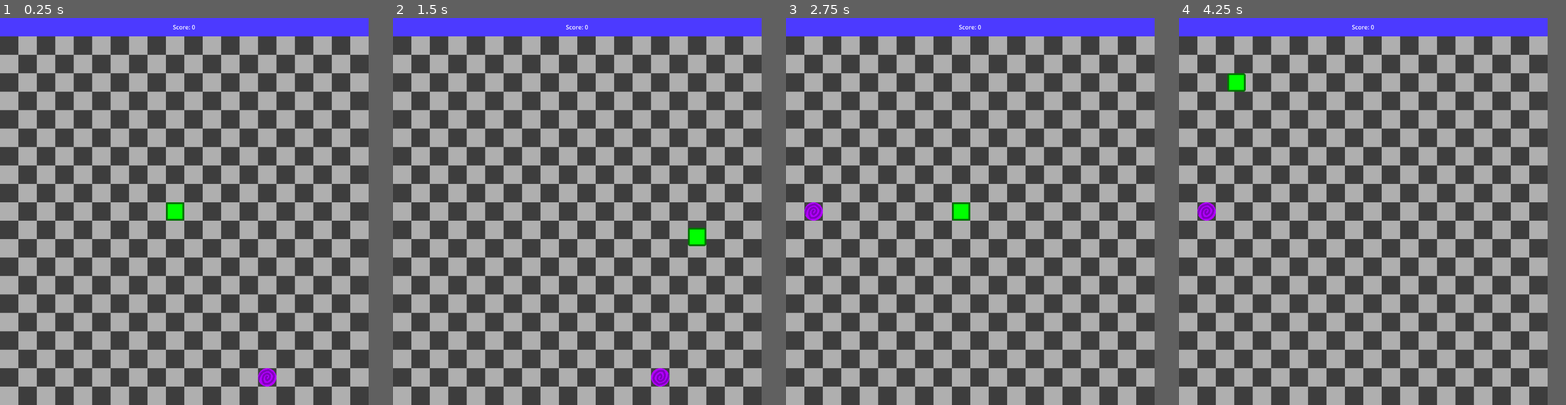
Above: before the commit, frames 1-4 (left to right).
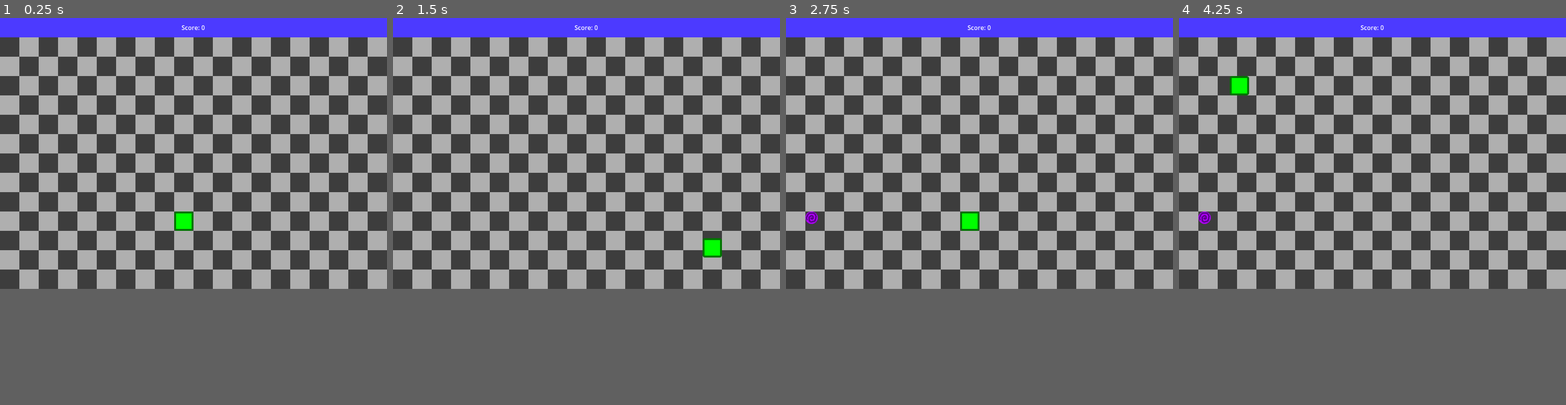
Above: after the commit, the same moments.

Repository: CWmain/looper
Game: Godot game, scene res://Scene/main.tscn
Two runs of this game, one before a commit and one after it. Both use one fixed random seed, a clock stepped at 60 frames per second and the inputs below.
Inputs:
- Up to frame 1 (0.25 s): no input
- Up to frame 2 (1.5 s): tap Enter at 0.5 s; hold D (Right) 0.53-1.28 s; hold S (Down) from 1.28 s (still down)
- Up to frame 3 (2.75 s): release S (Down) at 2.03 s; hold D (Right) from 2.03 s (still down)
- Up to frame 4 (4.25 s): tap Space at 2.75 s; release D (Right) at 2.78 s; hold W (Up) 2.78-3.53 s; hold A (Left) from 3.53 s (still down)
In our replay, the window is 762x800 before the commit and 800x560 after it. These sizes can differ from the game's own. Grey fills any space a smaller window leaves; there, only what the larger window draws over its background counts as a difference.

The runs differ from the first frame. In frame 1, 48% of the frame differs, in the area x 0-100%, y 0-100%; in frame 2, 48%; in frame 3, 48%; in frame 4, 48%.

Commit message:
Re-wrote almost all code, now on 32 pixel board thats 20x20. Tween seems solved??? Now always killing tweens and not awaiting

Diff:
--- /dev/null
+++ b/Objects/Board/board.gd
@@ -0,0 +1,176 @@
+extends Sprite2D
+
+@export var looper_scene: PackedScene
+@export var portal_scene: PackedScene
+@export var spawnLocation: Vector2 = Vector2(9,9)
+@onready var tick: Timer = $Tick
+var tickCount: int = 0
+
+var cell_size: int = 32
+var cells: int = 20
+
+var score: int = 0
+
+var loopers: Array = []
+
+var can_move = false
+var game_started = false
+
+var up := Vector2(0, -1)
+var down := Vector2(0, 1)
+var left := Vector2(-1, 0)
+var right := Vector2(1, 0)
+var moveDirection: Vector2
+
+var portal_pos: Vector2
+var current_portal: Object
+var old_portals: Array
+var usedPortalPositions: Array
+
+func _ready() -> void:
+	tick.timeout.connect(_on_tick)
+	new_game()
+
+
+func new_looper(spawnLoc: Vector2) -> void:
+	loopers.append(looper_scene.instantiate())
+	add_child(loopers[-1])
+	loopers[-1].startingLocation(spawnLoc)
+
+
+func _process(_delta: float) -> void:
+
+	if can_move:
+		if Input.is_action_just_pressed("Down"):
+			if game_started and moveDirection != up:
+				print("Up")
+				moveDirection = down
+			else:
+				start_game()
+				moveDirection = down
+			can_move = false
+
+		if Input.is_action_just_pressed("Up"):
+			if game_started and moveDirection != down:
+				moveDirection = up
+			else:
+				start_game()
+				moveDirection = up
+			can_move = false
+
+		if Input.is_action_just_pressed("Left"):
+			if game_started and moveDirection != right:
+				moveDirection = left
+			else:
+				start_game()
+				moveDirection = left
+			can_move = false
+
+		if Input.is_action_just_pressed("Right"):
+			if game_started and moveDirection != left:
+				moveDirection = right
+			else:
+				start_game()
+				moveDirection = right
+			can_move = false
+
+func _on_tick() -> void:
+	#await await_all_tweens()
+	tickCount += 1
+	can_move = true
+
+	active_looper_movement()
+	ghost_looper_movement()
+
+	check_out_of_bounds()
+	check_portal_collision()
+	#check_self_collision()
+
+func active_looper_movement() -> void:
+	var currentLocation: Vector2 = loopers[-1].get_current_location()
+	loopers[-1].moveTo(currentLocation+moveDirection)
+
+func ghost_looper_movement() -> void:
+	for looper in loopers:
+		looper.play_tick_location(tickCount)
+
+func check_out_of_bounds() -> void:
+	var currentPosition = loopers[-1].get_current_location()
+	if currentPosition.x < 0 or currentPosition.y < 0 or currentPosition.x >= cells or currentPosition.y >= cells:
+		end_game()
+
+# Places the portal in a random unused location
+func move_portal() ->void:
+	var invalidPlacement = true
+	var newPlacement = Vector2(randi_range(0, cells-1), randi_range(0, cells-1))
+	while invalidPlacement:
+		if newPlacement not in usedPortalPositions:
+			invalidPlacement = false
+		newPlacement = Vector2(randi_range(0, cells-1), randi_range(0, cells-1))
+	usedPortalPositions.append(newPlacement)
+	portal_pos = newPlacement
+	current_portal.position = gridToReal(newPlacement)
+
+
+func check_portal_collision() -> void:
+	var currentPosition = loopers[-1].get_current_location()
+	if currentPosition == portal_pos:
+		# Increment score
+		score += 1
+		pause_game()
+		# Move portal to new location
+		move_portal()
+
+		# Reset all loopers to start pos
+		for looper in loopers:
+			looper.goGray()
+			print(looper.locationData[0])
+			looper.setLocation(looper.locationData[0])
+
+		# Reset tick
+		tickCount = 0
+
+		# Create and append new looper
+		new_looper(loopers[-1].get_current_location())
+
+func start_game() -> void:
+	game_started = true
+	print("Started Timer")
+	tick.start()
+
+func pause_game() -> void:
+	game_started = false
+	tick.stop()
+
+func new_game():
+	# Reset all varaiables / arrays
+	for looper in loopers:
+		looper.queue_free()
+	loopers.clear()
+	old_portals.clear()
+	usedPortalPositions.clear()
+	if current_portal != null:
+		current_portal.queue_free()
+
+	# Recreate portal and Looper
+	can_move = true
+	portal_pos = Vector2(5, 5)
+	current_portal = portal_scene.instantiate()
+	add_child(current_portal)
+	current_portal.position = gridToReal(portal_pos)
+
+	new_looper(spawnLocation)
+
+	game_started = false
+
+func end_game() -> void:
+	print("Game ended")
+	print("Score: " + str(score))
+	tick.stop()
+	# Move portal offscreen before reset to avoid a gray portal
+	current_portal.position = Vector2(-10, -10)
+	new_game()
+
+func gridToReal(gridPos: Vector2) -> Vector2:
+	var realPos = (gridPos * cell_size) #+ Vector2(0, cell_size)
+	return realPos
--- /dev/null
+++ b/Objects/Board/board.tscn
@@ -0,0 +1,16 @@
+[gd_scene load_steps=5 format=3 uid="uid://c7mh08j832gep"]
+
+[ext_resource type="Script" uid="uid://cexs2ragjstqf" path="res://Objects/Board/board.gd" id="1_7cpxs"]
+[ext_resource type="Texture2D" uid="uid://cwcwssbtt61ol" path="res://Objects/Board/Board.png" id="1_aqkxy"]
+[ext_resource type="PackedScene" uid="uid://bcrhuql2nuymv" path="res://Objects/Looper/looper.tscn" id="3_jxd0u"]
+[ext_resource type="PackedScene" uid="uid://dua5j1exfkurb" path="res://Objects/TimePortal/time_portal.tscn" id="4_s138n"]
+
+[node name="Board" type="Sprite2D"]
+texture = ExtResource("1_aqkxy")
+offset = Vector2(320, 320)
+script = ExtResource("1_7cpxs")
+looper_scene = ExtResource("3_jxd0u")
+portal_scene = ExtResource("4_s138n")
+
+[node name="Tick" type="Timer" parent="."]
+wait_time = 0.1
--- /dev/null
+++ b/Objects/Looper/looper.gd
@@ -0,0 +1,74 @@
+extends Node2D
+class_name Looper
+
+@export var tweenTime: float = 0.5
+
+
+var isCurrent: bool = true
+# Location data will be stored as grid coordinates
+var locationData: Array[Vector2]
+var currentTween: Tween
+
+func startingLocation(loc: Vector2) -> void:
+	print("Adding start location")
+	locationData.append(loc)
+	var board = get_parent()
+	if board == null:
+		printerr("NO PARENT WILL NOT WORK")
+		return
+	position = board.gridToReal(loc)
+
+# Called when is the active Looper, cause player to move to new
+# location and append locationData
+func moveTo(newLocation: Vector2) -> void:
+	# Ensure any previous movement is completed before moving
+	kill_active_tween()
+
+	var board = get_parent()
+	if board == null:
+		printerr("NO PARENT WILL NOT WORK")
+		return
+	locationData.append(newLocation)
+	currentTween = create_tween()
+	currentTween.tween_property(self, "position", board.gridToReal(newLocation), tweenTime)
+
+# Set an abritary location for the looper (no tween animation)
+func setLocation(newLocation: Vector2) -> void:
+	# Ensure any previous movement is completed before moving
+	kill_active_tween()
+
+	var board = get_parent()
+	if board == null:
+		printerr("NO PARENT WILL NOT WORK")
+		return
+
+	position = board.gridToReal(newLocation)
+
+# Assumed they have been correctly reset to the start
+func play_tick_location(tick: int) -> void:
+	var toCheck: int = tick if tick < len(locationData) else len(locationData)-1
+
+	# Ensure any previous movement is completed before moving
+	kill_active_tween()
+
+	var board = get_parent()
+	if board == null:
+		printerr("NO PARENT WILL NOT WORK")
+		return
+	currentTween = create_tween()
+	currentTween.tween_property(self, "position", board.gridToReal(locationData[toCheck]), tweenTime)
+
+func get_tick_location(tick: int):
+	var toCheck: int = tick if tick < len(locationData) else len(locationData)-1
+	return locationData[toCheck]
+
+func get_current_location() -> Vector2:
+	return locationData[-1]
+
+func goGray() -> void:
+	self.self_modulate = Color.DARK_GRAY
+
+# Waits for the tween to finish, than kills it
+func kill_active_tween() -> void:
+	if currentTween != null and currentTween.is_running():
+		currentTween.kill()
--- /dev/null
+++ b/Objects/Looper/looper.tscn
@@ -0,0 +1,13 @@
+[gd_scene load_steps=3 format=3 uid="uid://bcrhuql2nuymv"]
+
+[ext_resource type="Script" uid="uid://bpy6cowjom7fy" path="res://Objects/Looper/looper.gd" id="1_t06b1"]
+[ext_resource type="Texture2D" uid="uid://sas6q62pu6du" path="res://Objects/Looper/Looper.png" id="2_dt7v5"]
+
+[node name="Looper" type="Node2D"]
+script = ExtResource("1_t06b1")
+tweenTime = 0.1
+
+[node name="Sprite2D" type="Sprite2D" parent="."]
+z_index = 1
+texture = ExtResource("2_dt7v5")
+offset = Vector2(16, 16)
--- a/Objects/TimePortal/time_portal.tscn
+++ b/Objects/TimePortal/time_portal.tscn
@@ -2,25 +2,28 @@
 
 [ext_resource type="Texture2D" uid="uid://bv456vb6m02wa" path="res://Objects/TimePortal/TimePortal.png" id="1_pj6kl"]
 
+[sub_resource type="AtlasTexture" id="AtlasTexture_pj6kl"]
+atlas = ExtResource("1_pj6kl")
+region = Rect2(0, 0, 32, 32)
+
 [sub_resource type="AtlasTexture" id="AtlasTexture_1f7cx"]
 atlas = ExtResource("1_pj6kl")
-region = Rect2(0, 0, 50, 50)
+region = Rect2(32, 0, 32, 32)
 
 [sub_resource type="AtlasTexture" id="AtlasTexture_ehrw3"]
 atlas = ExtResource("1_pj6kl")
-region = Rect2(50, 0, 50, 50)
+region = Rect2(64, 0, 32, 32)
 
 [sub_resource type="AtlasTexture" id="AtlasTexture_821t8"]
 atlas = ExtResource("1_pj6kl")
-region = Rect2(100, 0, 50, 50)
+region = Rect2(96, 0, 32, 32)
 
-[sub_resource type="AtlasTexture" id="AtlasTexture_i1w36"]
-atlas = ExtResource("1_pj6kl")
-region = Rect2(150, 0, 50, 50)
-
-[sub_resource type="SpriteFrames" id="SpriteFrames_sis2r"]
+[sub_resource type="SpriteFrames" id="SpriteFrames_i1w36"]
 animations = [{
 "frames": [{
+"duration": 1.0,
+"texture": SubResource("AtlasTexture_pj6kl")
+}, {
 "duration": 1.0,
 "texture": SubResource("AtlasTexture_1f7cx")
 }, {
@@ -29,9 +32,6 @@
 }, {
 "duration": 1.0,
 "texture": SubResource("AtlasTexture_821t8")
-}, {
-"duration": 1.0,
-"texture": SubResource("AtlasTexture_i1w36")
 }],
 "loop": true,
 "name": &"default",
@@ -39,7 +39,6 @@
 }]
 
 [node name="TimePortal" type="AnimatedSprite2D"]
-sprite_frames = SubResource("SpriteFrames_sis2r")
+sprite_frames = SubResource("SpriteFrames_i1w36")
 autoplay = "default"
-frame_progress = 0.243459
-offset = Vector2(25, 25)
+offset = Vector2(16, 16)
--- a/project.godot
+++ b/project.godot
@@ -18,7 +18,7 @@
 [display]
 
 window/size/viewport_width=1000
-window/size/viewport_height=1050
+window/size/viewport_height=700
 window/stretch/mode="viewport"
 
 [input]
@@ -47,3 +47,7 @@
 , Object(InputEventKey,"resource_local_to_scene":false,"resource_name":"","device":-1,"window_id":0,"alt_pressed":false …(186 unchanged characters)…
 ]
 }
+
+[rendering]
+
+textures/canvas_textures/default_texture_filter=0
Binary file added: Objects/Board/Board.png
Not shown, added: Objects/Board/Board.png.import
Not shown, added: Objects/Board/board.gd.uid
Binary file added: Objects/Looper/Looper.png
Not shown, added: Objects/Looper/Looper.png.import
Not shown, added: Objects/Looper/looper.gd.uid
Binary file changed: Objects/TimePortal/TimePortal.png
Not shown, added: Objects/Board/board.tscn4382172443.tmp
Not shown, added: Objects/Looper/looper.tscn2583885591.tmp
